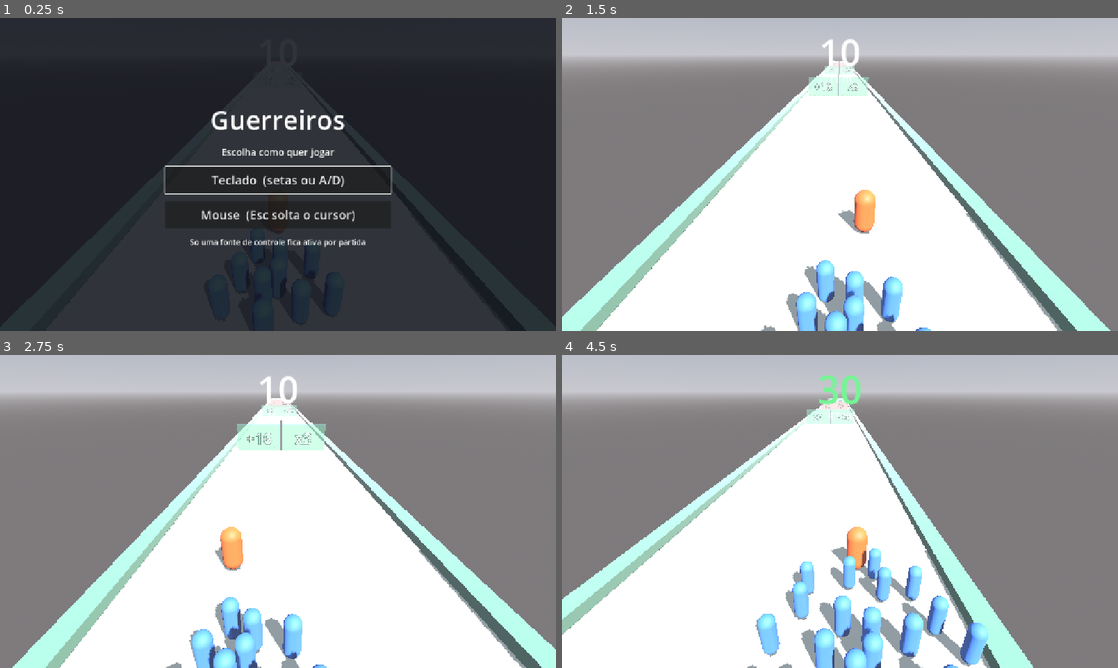
Above: before the commit, frames 1-4 (two rows, left to right).
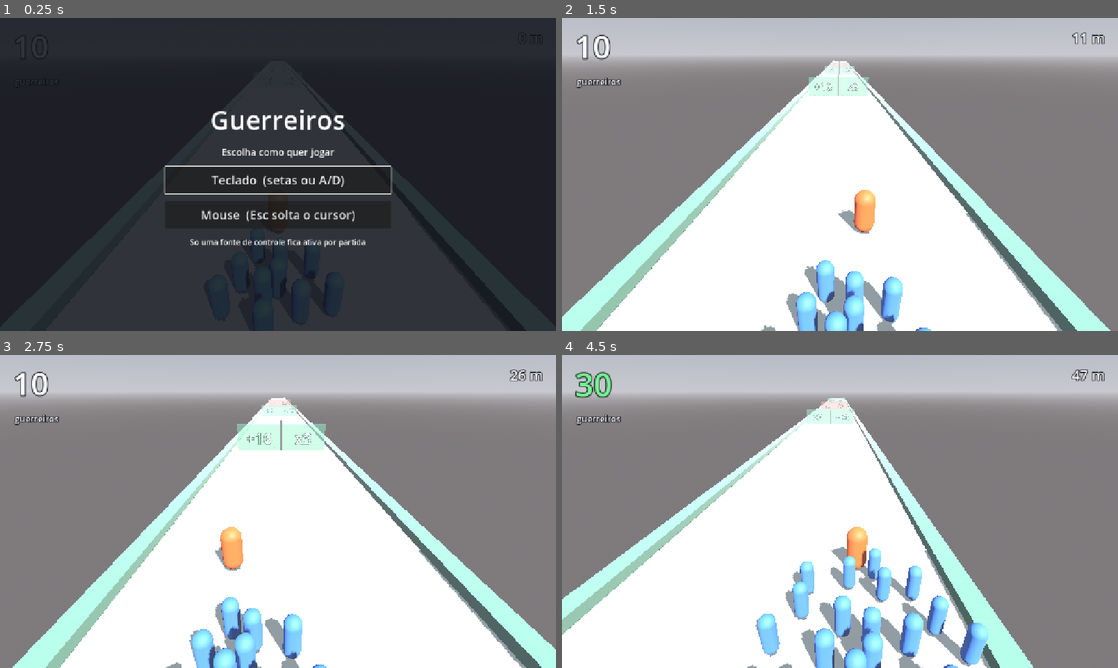
Above: after the commit, the same moments.

Repository: 3runorocha/COMP381-Projeto
Game: Godot game, scene res://scenes/Main.tscn
Two runs of this game, one before a commit and one after it. Both use one fixed random seed, a clock stepped at 60 frames per second and the inputs below.
Inputs (mouse positions are in pixels of both pictures, inside the frame that each line leads up to):
- Up to frame 1 (0.25 s): no input
- Up to frame 2 (1.5 s): click "Teclado (setas ou A/D)" at 0.5 s; tap Enter (ui_accept) at 1.25 s; move the mouse to (962, 158) at 1.27 s; hold Right (mover_direita) from 1.28 s (still down); click (962, 158) at 1.42 s
- Up to frame 3 (2.75 s): tap Enter (ui_accept) at 1.52, 2.27 s; move the mouse to (166, 527) at 2.02 s; release Right (mover_direita) at 2.03 s; hold Left (mover_esquerda) from 2.03 s (still down)
- Up to frame 4 (4.5 s): move the mouse to (895, 442) at 2.77 s; release Left (mover_esquerda) at 2.78 s; hold Right (mover_direita) 2.78-4.28 s; move the mouse to (812, 574) at 3.52 s; click (812, 574) at 3.67 s; tap Enter (ui_accept) at 3.77 s; move the mouse to (1006, 558) at 4.27 s; hold Left (mover_esquerda) from 4.28 s (still down)

The runs differ from the first frame. In frame 2, 0.8% of the frame differs, in the area x 2-98%, y 4-23%; in frame 3, 0.8%; in frame 4, 1.0%.

Commit message:
HUD sai do centro e para de se sobrepor
O problema nao era so um rotulo em cima do outro: o HUD ficava no centro do
topo, que e exatamente onde os portoes aparecem no ponto de fuga. A
informacao do HUD disputava espaco com o numero que o jogador precisa ler
para decidir.

Contagem vai para o canto superior esquerdo, distancia para o direito, e a
faixa central fica livre. Contorno escuro nos dois, porque a pista e clara e
texto branco sem contorno some nela.

O tranco de escala da contagem tinha pivo no centro da caixa, entao o numero
crescia tambem para cima e saia pela tela: medido, o topo chegava a y = -9.
Pivo passa para o canto superior esquerdo e o tranco cai de 1.5 para 1.25.

Distancia ganha separador de milhar, porque cinco ou seis digitos crus sao
dificeis de ler de relance, e de relance e o unico jeito que esse numero e
lido durante a corrida.

Verificado com 999999 guerreiros e 987655 metros: nenhum par de rotulos se
sobrepoe, nenhum invade a faixa central e nenhum sai da tela.

Co-Authored-By: Claude Opus 5 <noreply@anthropic.com>

Diff:
--- a/scenes/HUD.tscn
+++ b/scenes/HUD.tscn
@@ -6,26 +6,38 @@
 script = ExtResource("1_hud")
 
 [node name="Contagem" type="Label" parent="."]
-anchor_left = 0.5
-anchor_right = 0.5
-offset_left = -160.0
-offset_top = 20.0
-offset_right = 160.0
-offset_bottom = 130.0
-grow_horizontal = 2
-theme_override_font_sizes/font_size = 84
+offset_left = 30.0
+offset_top = 16.0
+offset_right = 330.0
+offset_bottom = 106.0
+theme_override_colors/font_outline_color = Color(0.05, 0.06, 0.09, 0.85)
+theme_override_constants/outline_size = 10
+theme_override_font_sizes/font_size = 72
 text = "10"
-horizontal_alignment = 1
+vertical_alignment = 1
+
+[node name="Rotulo" type="Label" parent="."]
+offset_left = 34.0
+offset_top = 132.0
+offset_right = 334.0
+offset_bottom = 160.0
+theme_override_colors/font_outline_color = Color(0.05, 0.06, 0.09, 0.8)
+theme_override_constants/outline_size = 8
+theme_override_font_sizes/font_size = 20
+text = "guerreiros"
 vertical_alignment = 1
 
 [node name="Distancia" type="Label" parent="."]
-anchor_left = 0.5
-anchor_right = 0.5
-offset_left = -160.0
-offset_top = 122.0
-offset_right = 160.0
-offset_bottom = 158.0
-grow_horizontal = 2
-theme_override_font_sizes/font_size = 24
+anchor_left = 1.0
+anchor_right = 1.0
+offset_left = -310.0
+offset_top = 22.0
+offset_right = -30.0
+offset_bottom = 70.0
+grow_horizontal = 0
+theme_override_colors/font_outline_color = Color(0.05, 0.06, 0.09, 0.85)
+theme_override_constants/outline_size = 9
+theme_override_font_sizes/font_size = 32
 text = "0 m"
-horizontal_alignment = 1
+horizontal_alignment = 2
+vertical_alignment = 1
--- a/scripts/hud.gd
+++ b/scripts/hud.gd
@@ -1,5 +1,10 @@
 extends CanvasLayer
-## Mostra a contagem logica do cordao.
+## Mostra a contagem logica do cordao e a distancia percorrida.
+##
+## Os dois ficam nos CANTOS, nunca no centro do topo. O centro e onde os
+## portoes aparecem no ponto de fuga: HUD ali disputa espaco justamente com o
+## numero que o jogador precisa ler para decidir. Contorno escuro porque a
+## pista e clara e texto branco sem contorno some nela.
 
 const COR_SUBIU := Color(0.35, 0.95, 0.5)
 const COR_DESCEU := Color(1.0, 0.45, 0.4)
@@ -19,12 +24,12 @@
     _player = get_node_or_null(player_path) as Node3D
     GameState.contagem_mudou.connect(_on_contagem_mudou)
     _rotulo.text = str(GameState.contagem)
-    _rotulo.pivot_offset = _rotulo.size * 0.5
+    _ajustar_pivo()
 
 
 func _on_contagem_mudou(anterior: int, novo: int) -> void:
     _rotulo.text = str(novo)
-    _rotulo.pivot_offset = _rotulo.size * 0.5
+    _ajustar_pivo()
 
     if _tween != null and _tween.is_valid():
         _tween.kill()
@@ -33,7 +38,7 @@
     # atrapalhou. Isso importa porque o jogador esta olhando a pista, nao o HUD.
     var cor := COR_SUBIU if novo > anterior else COR_DESCEU
     _rotulo.modulate = cor
-    _rotulo.scale = Vector2.ONE * 1.5
+    _rotulo.scale = Vector2.ONE * 1.25
 
     _tween = create_tween().set_parallel(true)
     _tween.tween_property(_rotulo, "scale", Vector2.ONE, 0.25).set_trans(Tween.TRANS_BACK).set_ease(Tween.EASE_OUT)
@@ -44,4 +49,26 @@
     if _player == null:
         return
     # Sem linha de chegada, a distancia percorrida e o placar da partida.
-    _distancia.text = "%d m" % int(absf(_player.global_position.z))
+    _distancia.text = "%s m" % _com_milhar(int(absf(_player.global_position.z)))
+
+
+## O tranco de escala cresce a partir do canto superior esquerdo.
+##
+## Com o pivo no centro da caixa, o numero crescia tambem para cima e para a
+## esquerda, e saia pela borda da tela: medido, o topo chegava a y = -9.
+func _ajustar_pivo() -> void:
+    _rotulo.pivot_offset = Vector2.ZERO
+
+
+## 23626 vira 23.626. Cinco digitos crus sao dificeis de ler de relance, e de
+## relance e o unico jeito que esse numero e lido durante a corrida.
+func _com_milhar(valor: int) -> String:
+    var texto := str(valor)
+    var saida := ""
+    var contador := 0
+    for i in range(texto.length() - 1, -1, -1):
+        saida = texto[i] + saida
+        contador += 1
+        if contador % 3 == 0 and i > 0:
+            saida = "." + saida
+    return saida
